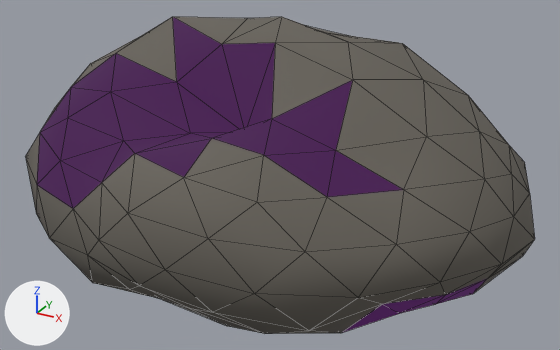
A saved change to the glTF model assets/asteroids/asteroid_sml_26.glb.
One viewpoint serves both versions: a camera (50 mm lens) standing at (1.54, -2.81, 1.44) and looking at (-0.01, 0.0, 0.04). Arrows for +X, +Y and +Z are at lower left; the lights stay in place. The first picture is the older version. Mesh edges are drawn as thin lines.

Names of what the first picture shows: 'asteroid_sml_26'.
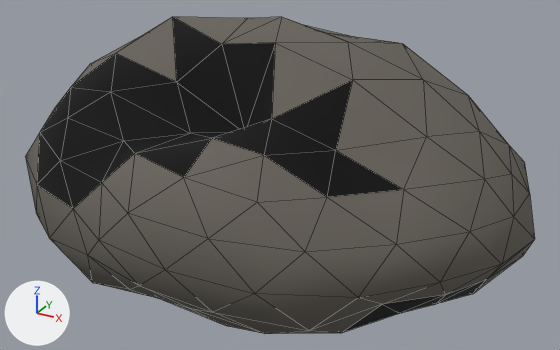
What differs and where, as boxes [x1, y1, x2, y2] in the pictures (560 x 350 px):
```json
{"object": "asteroid_sml_26", "change": "recoloured, surface changed", "before": [34, 17, 489, 332], "after": [34, 17, 489, 332], "on screen": "darker"}
```

The change, as JSON lines over the scene's bpy script:
```json
{"op": "set", "path": "mat_crater_asteroid_sml_26.base_color", "old": "(0.02, 0.01, 0.02)", "new": "(0.0, 0.0, 0.0)", "note": "black #271927 -> black #000000"}
{"op": "remove", "block": "mat_crater_asteroid_sml_26", "code": "mat_crater_asteroid_sml_26.emission_color = (0.042, 0.0, 0.063)  # dark purple #3a0047"}
{"op": "remove", "block": "mat_crater_asteroid_sml_26", "code": "mat_crater_asteroid_sml_26.emission_strength = 1.0"}
```
